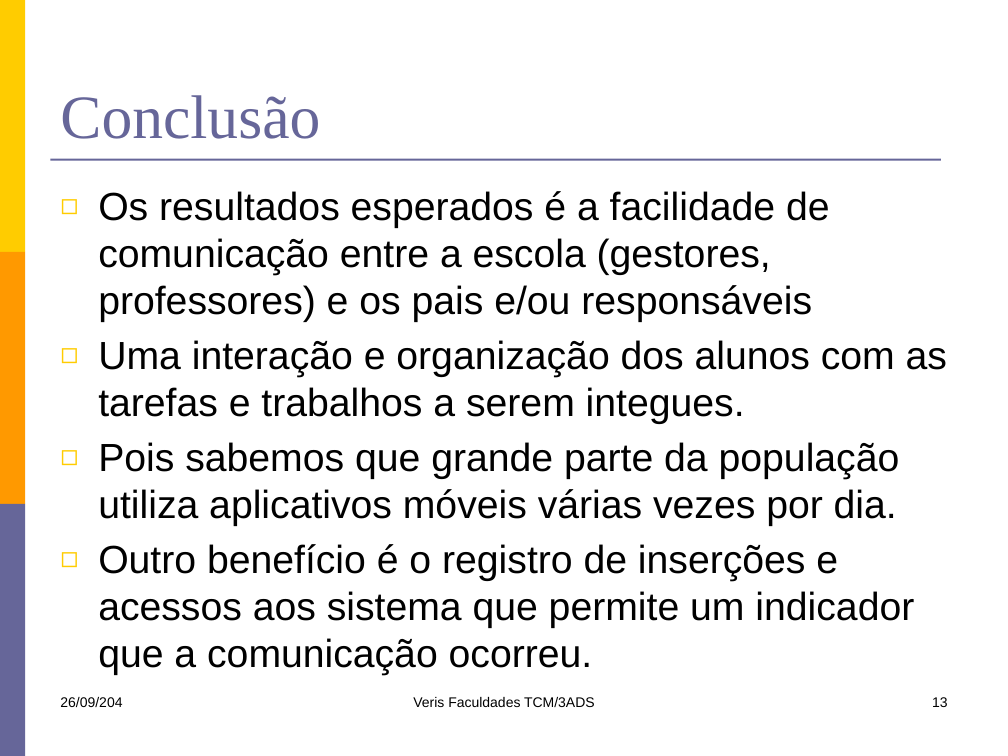
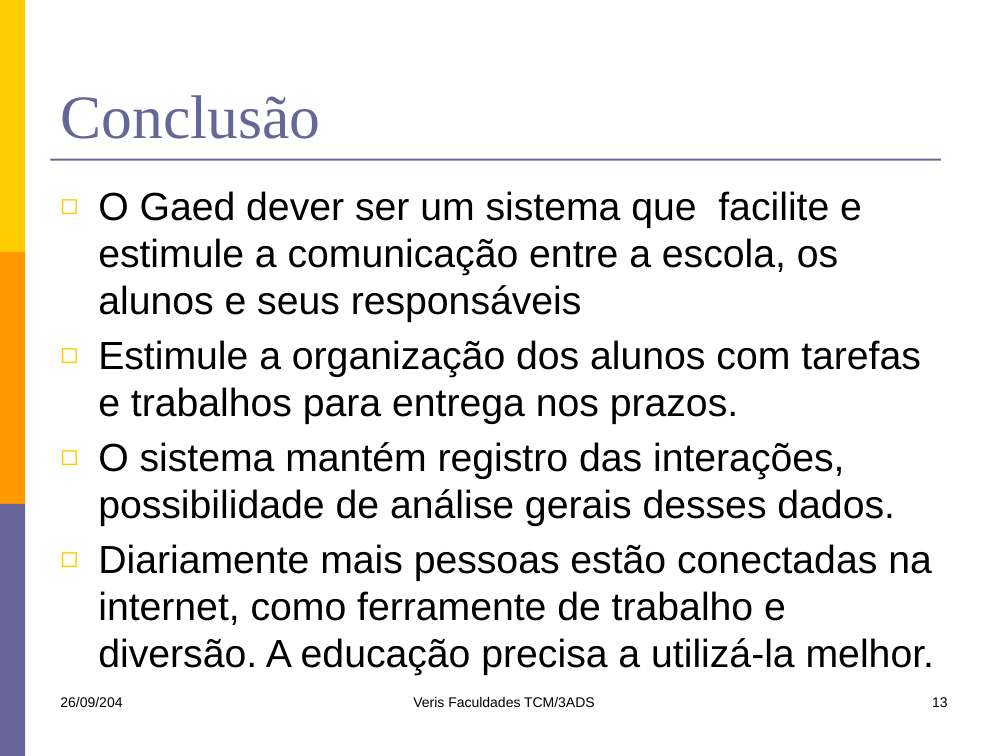
Before and after one commit to lfernandobra/pi5g1s14, a slide deck: slide 13 of documentacao/G5_Apresentacao2sem2014.pptx. Drawn at 1008x756 pixels with LibreOffice and Linux fonts; fonts in the diff are those of the drawing. Boxes give left, top, right and bottom in pixels: in the first picture for what was removed or moved away, otherwise in the second. Text is boxed around its words. In the diff, an @@ line names an element or a change of style, - is before the commit and + after.

```diff
--- a/documentacao/G5_Apresentacao2sem2014.pptx
+++ b/documentacao/G5_Apresentacao2sem2014.pptx
@@ text at bbox=[98, 191, 934, 675]: text changed @@
-◻ Os resultados esperados é a facilidade de comunicação entre a escola (gestores, professores) e os pais e/ou responsáveis
-◻ Uma interação e organização dos alunos com as tarefas e trabalhos a serem integues.
-◻ Pois sabemos que grande parte da população utiliza aplicativos móveis várias vezes por dia.
-◻ Outro benefício é o registro de inserções e acessos aos sistema que permite um indicador que a comunicação ocorreu.
+◻ O Gaed dever ser um sistema que facilite e estimule a comunicação entre a escola, os alunos e seus responsáveis
+◻ Estimule a organização dos alunos com tarefas e trabalhos para entrega nos prazos.
+◻ O sistema mantém registro das interações, possibilidade de análise gerais desses dados.
+◻ Diariamente mais pessoas estão conectadas na internet, como ferramente de trabalho e diversão. A educação precisa a utilizá-la melhor.
```
Also in this commit, not shown: 1 other slide changed.
